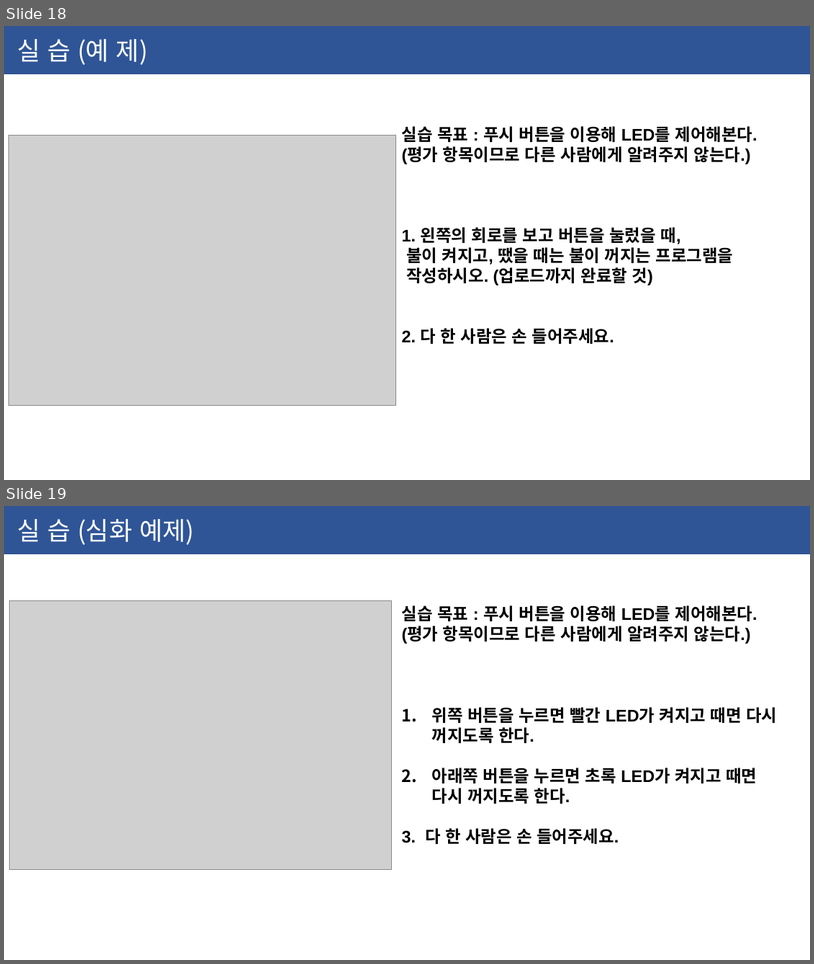
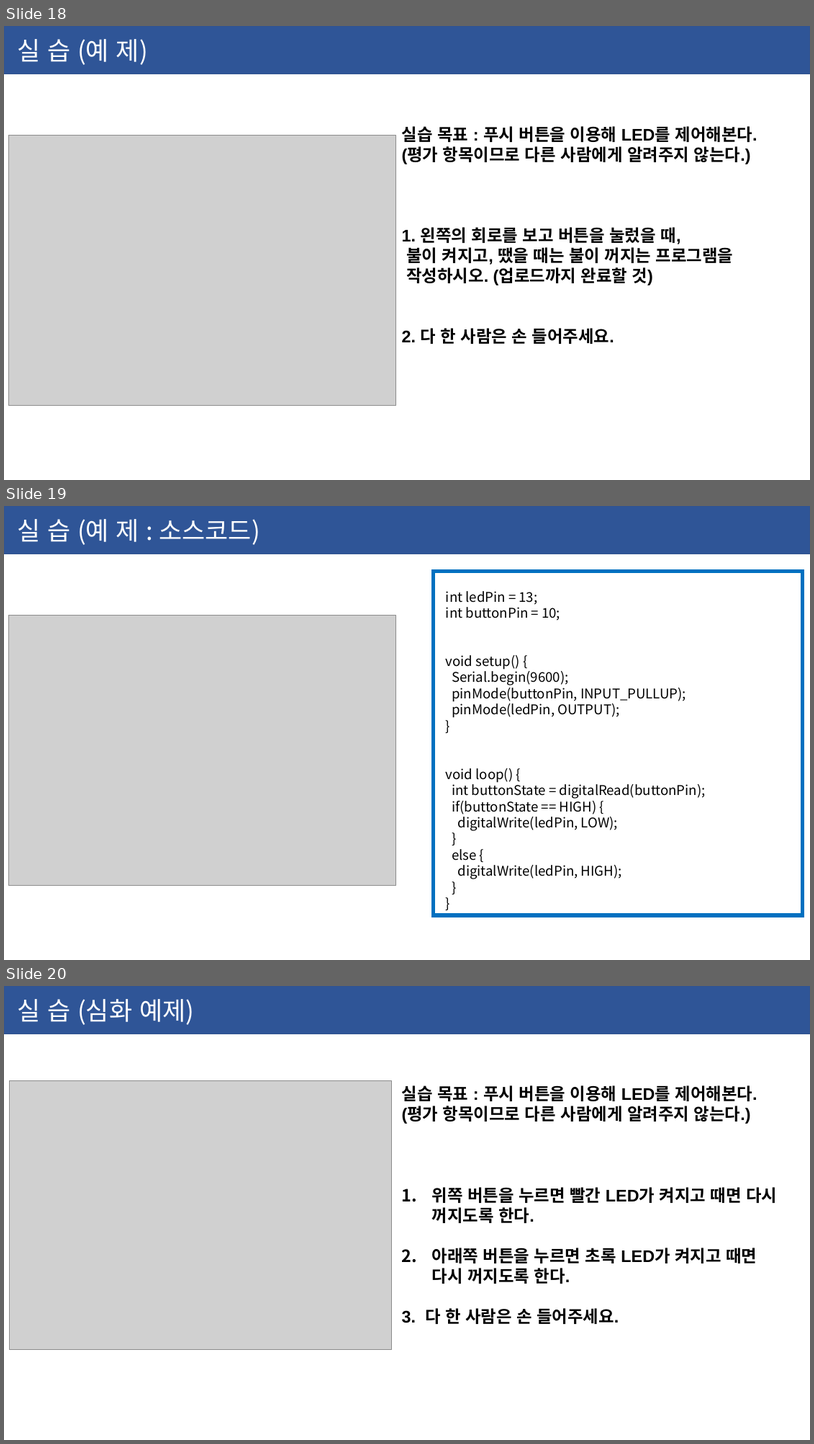
Before and after one commit to ssjf409/2020-yeonsu-highschool, a slide deck: 2020-06-03-연수고.pptx. Shown one above the other, each under a label of ours: slides 18 and 19 before the commit, slides 18, 19 and 20 after it. The pictures are 814x964 and 814x1444 pixels, drawn with LibreOffice and Linux fonts; fonts in the diff are those of the drawing; grey boxes stand for pictures. Boxes give left, top, right and bottom in pixels: in the first picture for what was removed or moved away, otherwise in the second. Text is boxed around its words. In the diff, an @@ line names an element or a change of style, - is before the commit and + after.

Commit message:
예제 코드 포함
예제 코드 포함

```diff
--- a/2020-06-03-연수고.pptx
+++ b/2020-06-03-연수고.pptx
@@ slide 19 added at (4, 506, 810, 960), background #FFFFFF @@
@@ rectangle added at (4, 506, 810, 554), fill #2F5597, outline #325491 1 pt, 30 pt, text #FFFFFF @@
+실 습 (예 제 : 소스코드)
@@ rectangle added at (434, 572, 803, 915), outline #0070C0 4.5 pt @@
@@ text added at (446, 591, 706, 879), 16 pt, text #000000 @@
+int ledPin = 13;
+int buttonPin = 10;
+void setup() {
+Serial.begin(9600);
+pinMode(buttonPin, INPUT_PULLUP);
+pinMode(ledPin, OUTPUT);
+}
+void loop() {
+int buttonState = digitalRead(buttonPin);
+if(buttonState == HIGH) {
+digitalWrite(ledPin, LOW);
+}
+else {
+digitalWrite(ledPin, HIGH);
+}
+}
@@ picture added at (9, 615, 396, 885) @@
@@ what was slide 19 is now slide 20 @@
```
Also in this commit, not shown: 3 slides changed, 1 other slide added.
